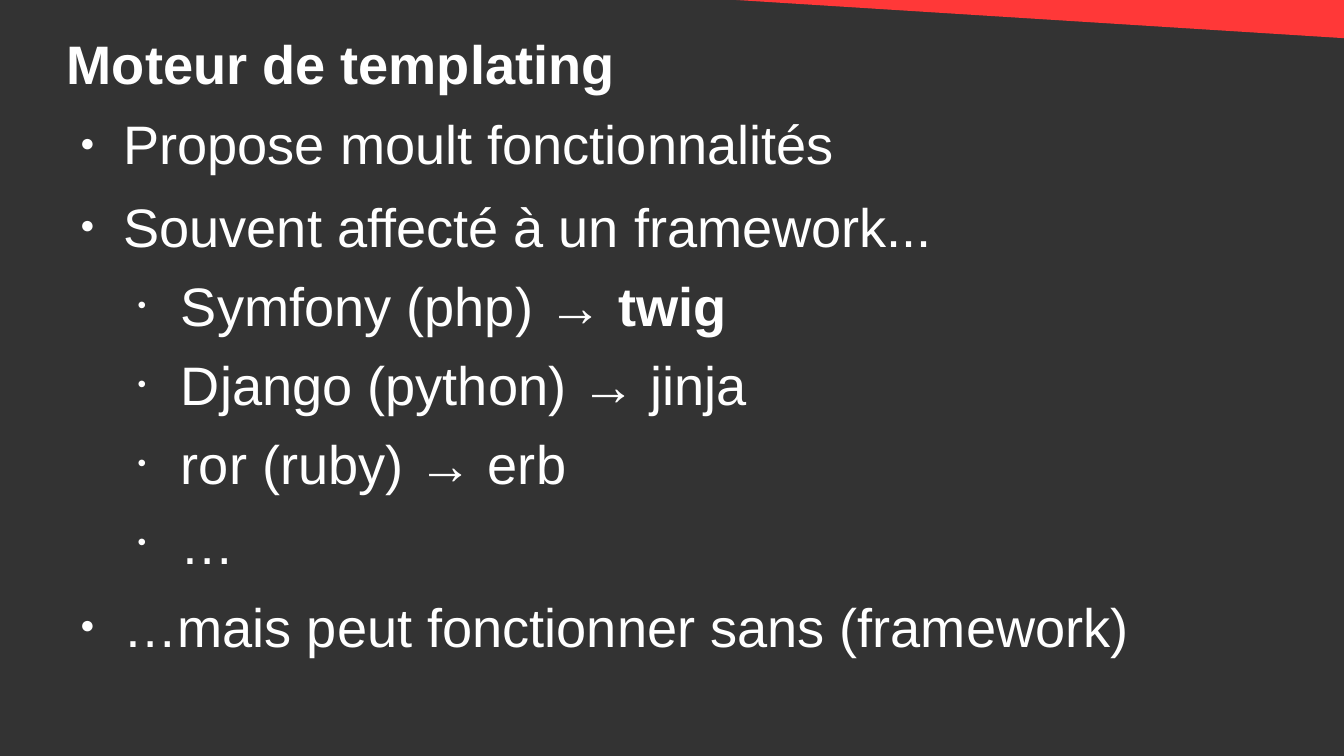
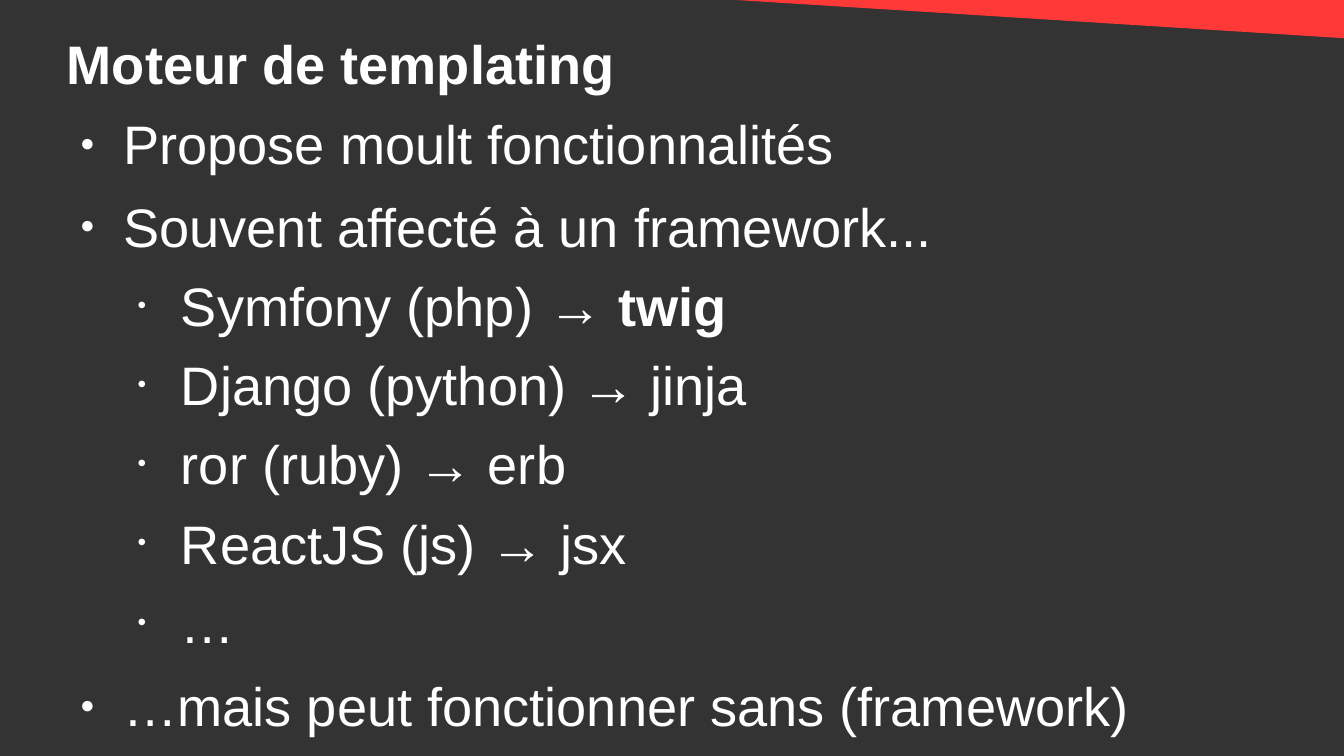
Before and after one commit to DanYellow/cours, a slide deck: slide 29 of developpement-front-s5/travaux-pratiques/numero-4/presentation.odp (slide 26 before the commit). Drawn at 1344x756 pixels with LibreOffice and Linux fonts; fonts in the diff are those of the drawing. Boxes give left, top, right and bottom in pixels: in the first picture for what was removed or moved away, otherwise in the second. Text is boxed around its words. In the diff, an @@ line names an element or a change of style, - is before the commit and + after.

```diff
--- a/developpement-front-s5/travaux-pratiques/numero-4/presentation.odp
+++ b/developpement-front-s5/travaux-pratiques/numero-4/presentation.odp
@@ text at [181, 524, 626, 573]: paragraph added @@
+  • ReactJS (js) → jsx
```
Also in this commit, not shown: 4 other slides changed, 3 slides added, 2 other files.
